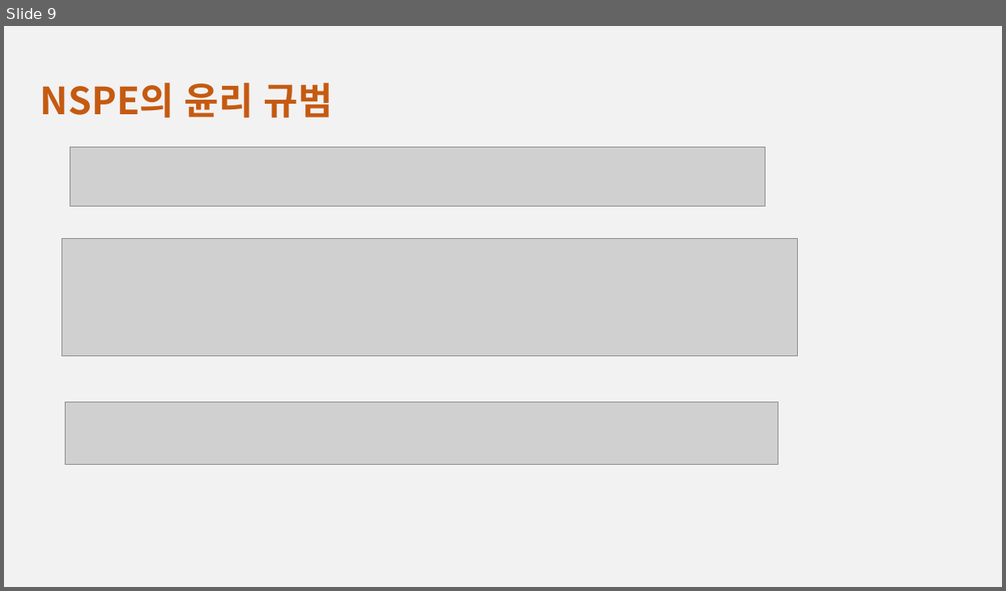
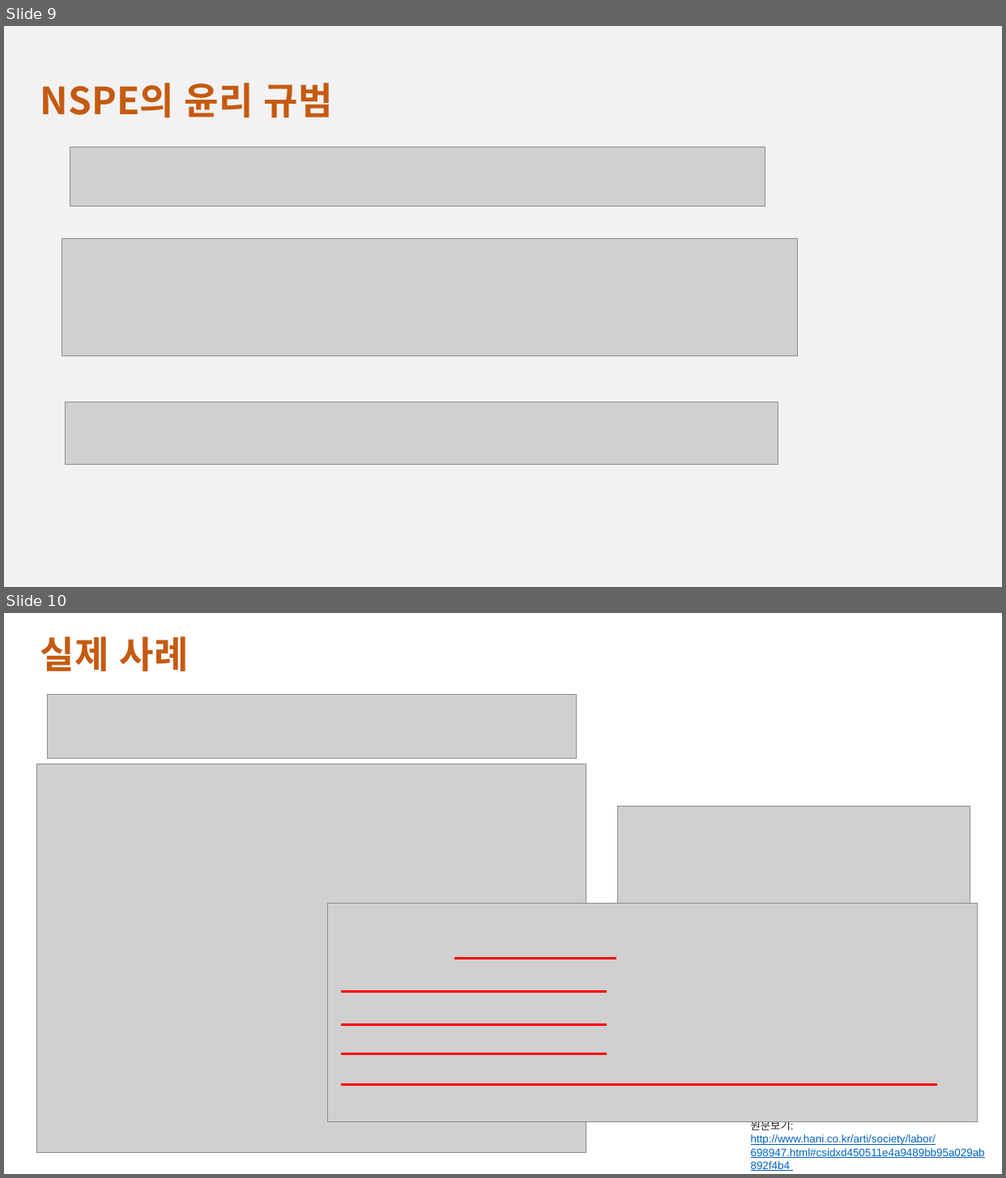
Before and after one commit to kmu-cs-rascar-2018/class-04-WooJeongHeon, a slide deck: 3차과제_1조(이겼조)_[사례8]공학자의 윤리적 의무_20181640안세홍, 20181644우정헌.pptx. Shown one above the other, each under a label of ours: slide 9 before the commit, slides 9 and 10 after it. The pictures are 1006x591 and 1006x1178 pixels, drawn with LibreOffice and Linux fonts; fonts in the diff are those of the drawing; grey boxes stand for pictures; background and template pictures are left out. Boxes give left, top, right and bottom in pixels: in the first picture for what was removed or moved away, otherwise in the second. Text is boxed around its words. In the diff, an @@ line names an element or a change of style, - is before the commit and + after.

```diff
--- a/3차과제_1조(이겼조)_[사례8]공학자의 윤리적 의무_20181640안세홍, 20181644우정헌.pptx
+++ b/3차과제_1조(이겼조)_[사례8]공학자의 윤리적 의무_20181640안세홍, 20181644우정헌.pptx
@@ slide 10 added at (4,613,1002,1174), background #FFFFFF @@
@@ text added at (40,636,189,671), 36 pt, text #C55A11, bold @@
+실제 사례
@@ picture added at (48,695,576,758) @@
@@ picture added at (37,764,586,1152) @@
@@ picture added at (618,807,970,1007) @@
@@ picture added at (328,904,978,1122) @@
@@ line added from (454, 959) to (617, 959), #FF0000 2.25 pt @@
@@ line added from (341, 992) to (607, 992), #FF0000 2.25 pt @@
@@ line added from (341, 1024) to (607, 1024), #FF0000 2.25 pt @@
@@ line added from (341, 1054) to (607, 1054), #FF0000 2.25 pt @@
@@ line added from (341, 1085) to (937, 1085), #FF0000 2.25 pt @@
@@ text added at (751,1122,985,1158), 10.5 pt, text #0563C1, underline @@
+원문보기:
+http://www.hani.co.kr/arti/society/labor/698947.html#csidxd450511e4a9489bb95a029ab892f4b4
```
Also in this commit, not shown: 2 slides changed.
